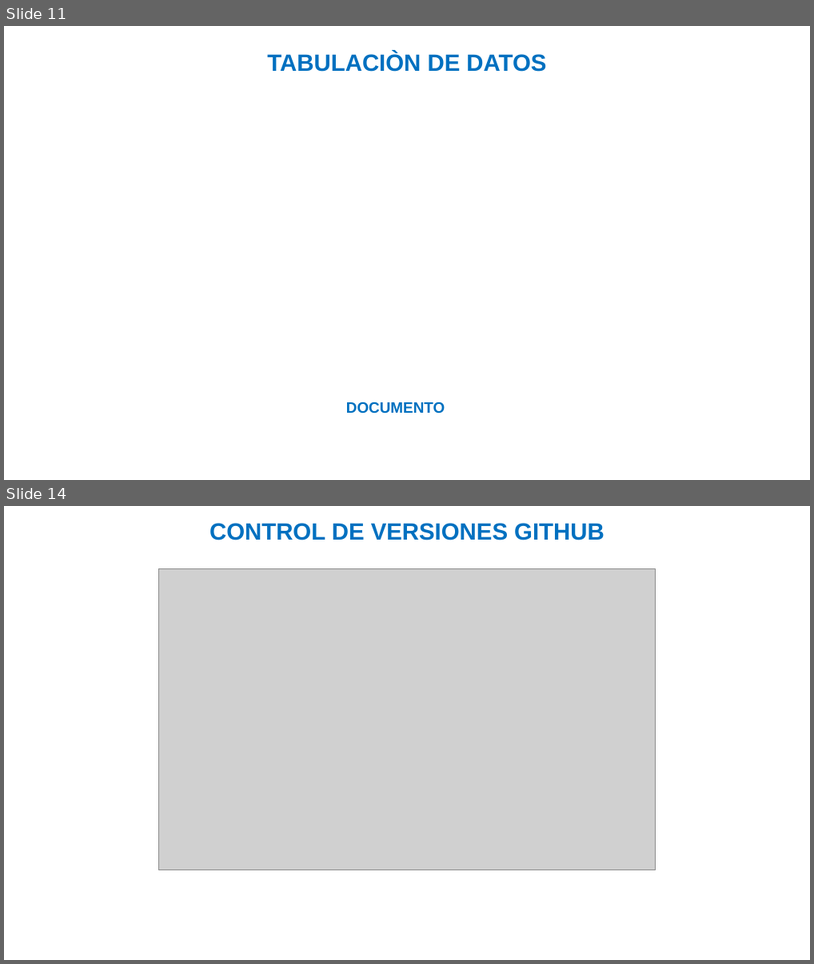
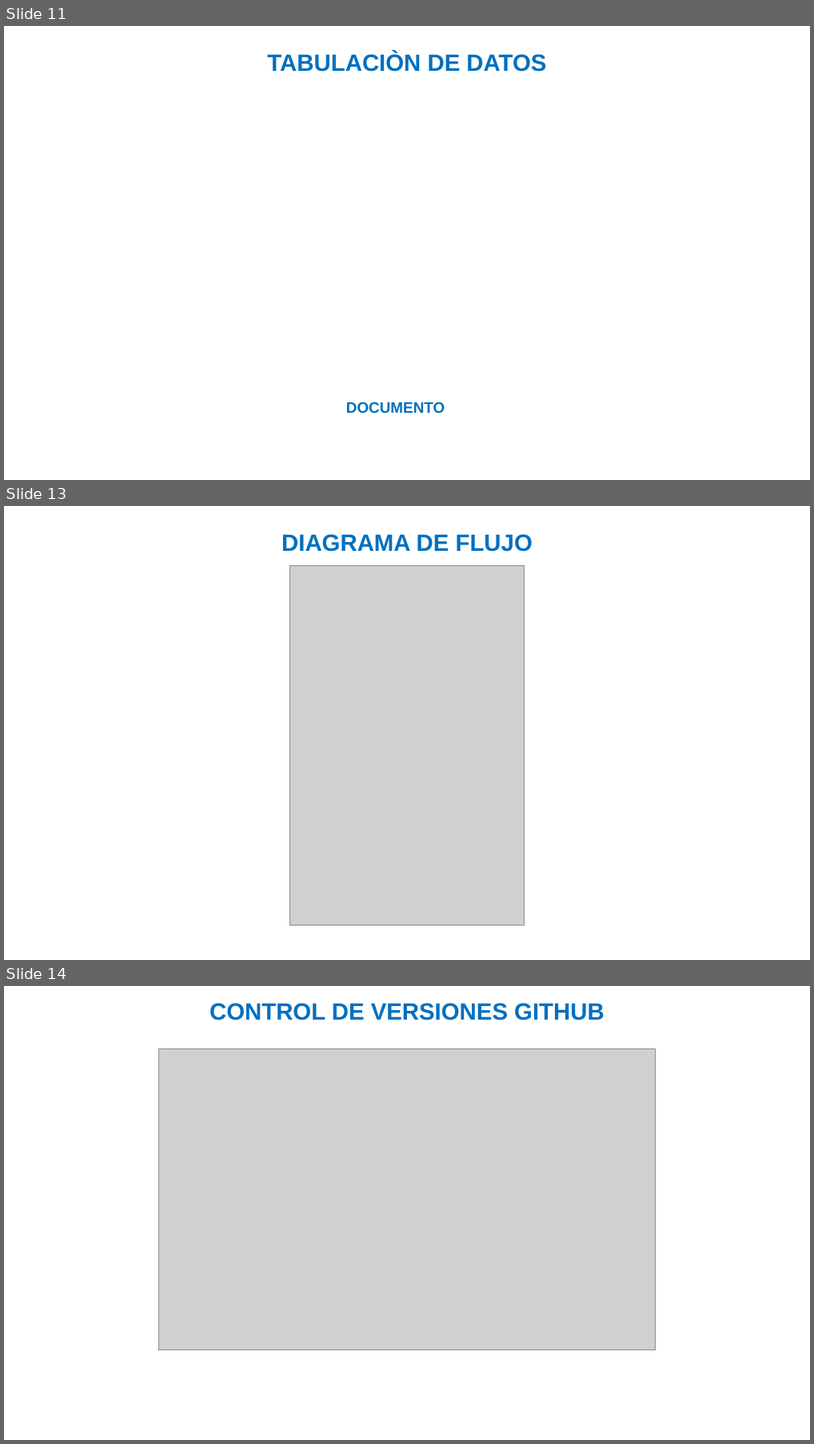
Before and after one commit to julianforero19/PROYECTO_QAM, a slide deck: PLANTILLA_PRESENTACION_AVANCES_PROYECTO_.pptx. Shown one above the other, each under a label of ours: slides 11 and 14 before the commit, slides 11, 13 and 14 after it; the slides between them are not shown. The pictures are 814x964 and 814x1444 pixels, drawn with LibreOffice and Linux fonts; fonts in the diff are those of the drawing; grey boxes stand for pictures; background and template pictures are left out. Boxes give left, top, right and bottom in pixels: in the first picture for what was removed or moved away, otherwise in the second. Text is boxed around its words. In the diff, an @@ line names an element or a change of style, - is before the commit and + after.

```diff
--- a/PLANTILLA_PRESENTACION_AVANCES_PROYECTO_.pptx
+++ b/PLANTILLA_PRESENTACION_AVANCES_PROYECTO_.pptx
@@ slide 13 added at (x1=4, y1=506, x2=810, y2=960), background picture (left out) @@
@@ text added at (x1=282, y1=534, x2=533, y2=552), 28 pt, text #0070C0, bold @@
+DIAGRAMA DE FLUJO
@@ picture added at (x1=290, y1=565, x2=524, y2=925) @@
```
Also in this commit, not shown: 1 other slide added, 2 slides removed, 2 other files.
